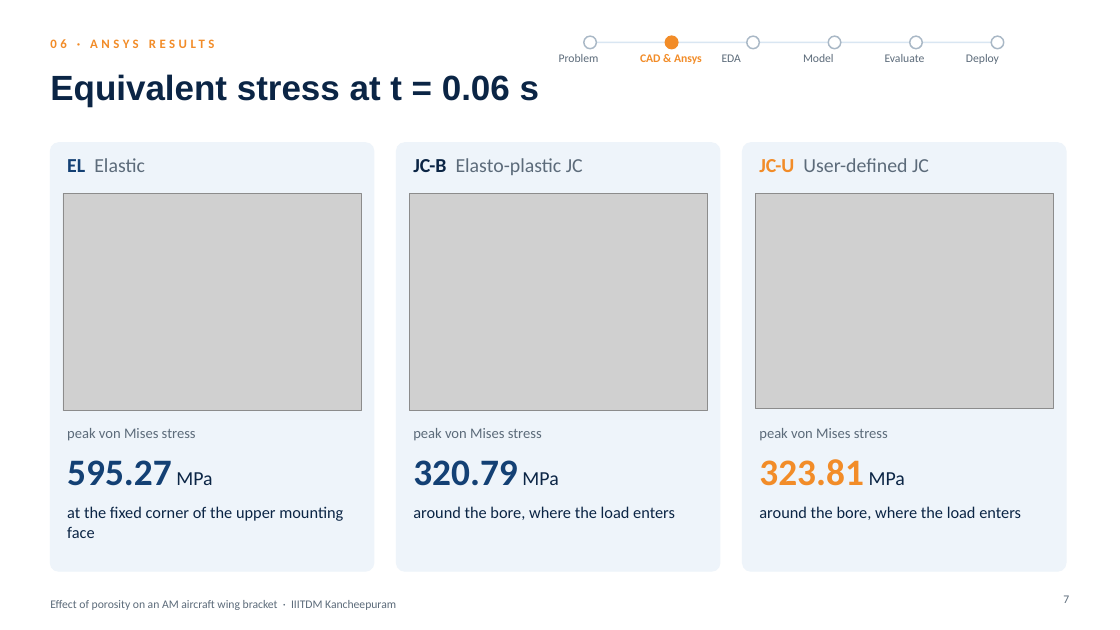
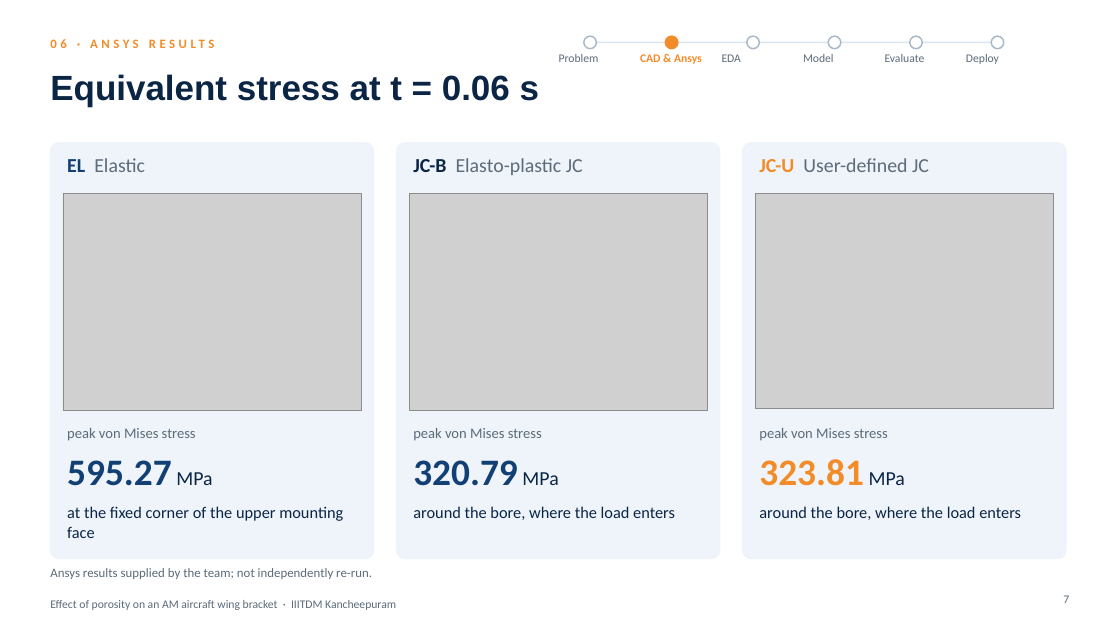
Before and after one commit to SaravananRamar06/MMM-ML, a slide deck: slide 7 of presentation/Final Presentation - Porosity in an AM Wing Bracket.pptx. Drawn at 1120x630 pixels with LibreOffice and Linux fonts; fonts in the diff are those of the drawing; grey boxes stand for pictures. Boxes give left, top, right and bottom in pixels: in the first picture for what was removed or moved away, otherwise in the second. Text is boxed around its words. In the diff, an @@ line names an element or a change of style, - is before the commit and + after.

```diff
--- a/presentation/Final Presentation - Porosity in an AM Wing Bracket.pptx
+++ b/presentation/Final Presentation - Porosity in an AM Wing Bracket.pptx
@@ rounded rectangle: place and size @@
-rounded rectangle at (50, 143, 374, 571)
+rounded rectangle at (50, 143, 374, 559)
@@ rounded rectangle: place and size @@
-rounded rectangle at (397, 143, 720, 571)
+rounded rectangle at (397, 143, 720, 559)
@@ rounded rectangle: place and size @@
-rounded rectangle at (743, 143, 1066, 571)
+rounded rectangle at (743, 143, 1066, 559)
@@ text added at (50, 568, 372, 579), 11 pt, text #5C6B7A @@
+Ansys results supplied by the team; not independently re-run.
```
Also in this commit, not shown: 13 other slides changed, 2 slides added, 7 other files.
